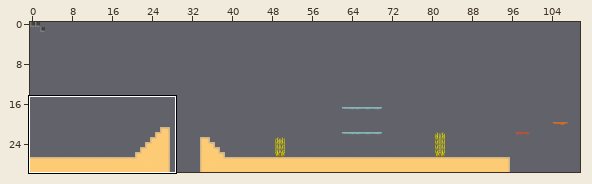
Two versions of a level (Tiled map, assets/maps/nivel3.tmx). Above, an overview of the earlier version with the close-up marked.
Close-up. Before the edit:
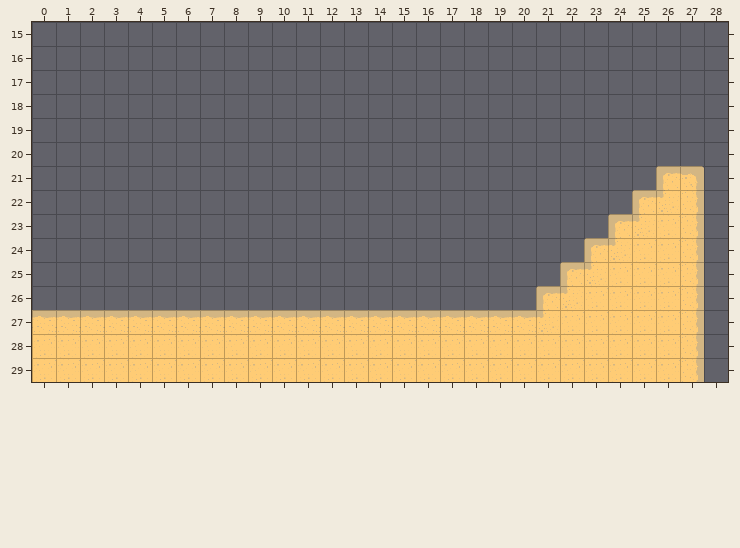
Cells are 32x32 px. Shown: x 0..28, y 15..29. The commit also changed other parts of the map, which this record leaves out.
Once edited:
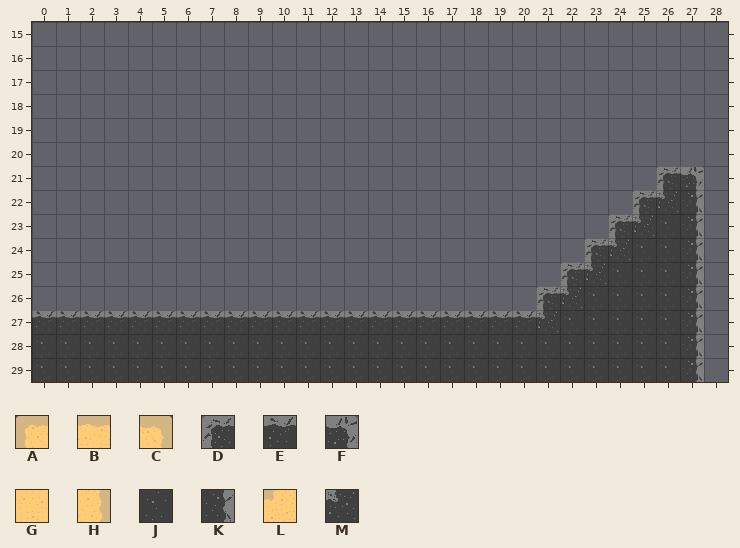
Key: from "Tiles - Beach": A 0, B 1, C 2, D 8, E 9, F 10, G 13, H 14, J 21, K 22, L 49, M 57.
_ is an empty cell.
Tiles replaced or removed in this view: A, B, C, G, H, L.
Changes in this commit:
Changed rows in their new state; . is an unchanged cell.
Layer "Capa de patrones 1":
first column x 0:
21 ..........................DF
22 .........................DMK
23 ........................DMJK
24 .......................DMJJK
25 ......................DMJJJK
26 .....................DMJJJJK
27 EEEEEEEEEEEEEEEEEEEEEMJJJJJK
28 JJJJJJJJJJJJJJJJJJJJJJJJJJJK
29 JJJJJJJJJJJJJJJJJJJJJJJJJJJK
Changed places in both close-ups, as pixel boxes (x1, y1, x2, y2):
changed: (32, 166, 704, 382)
